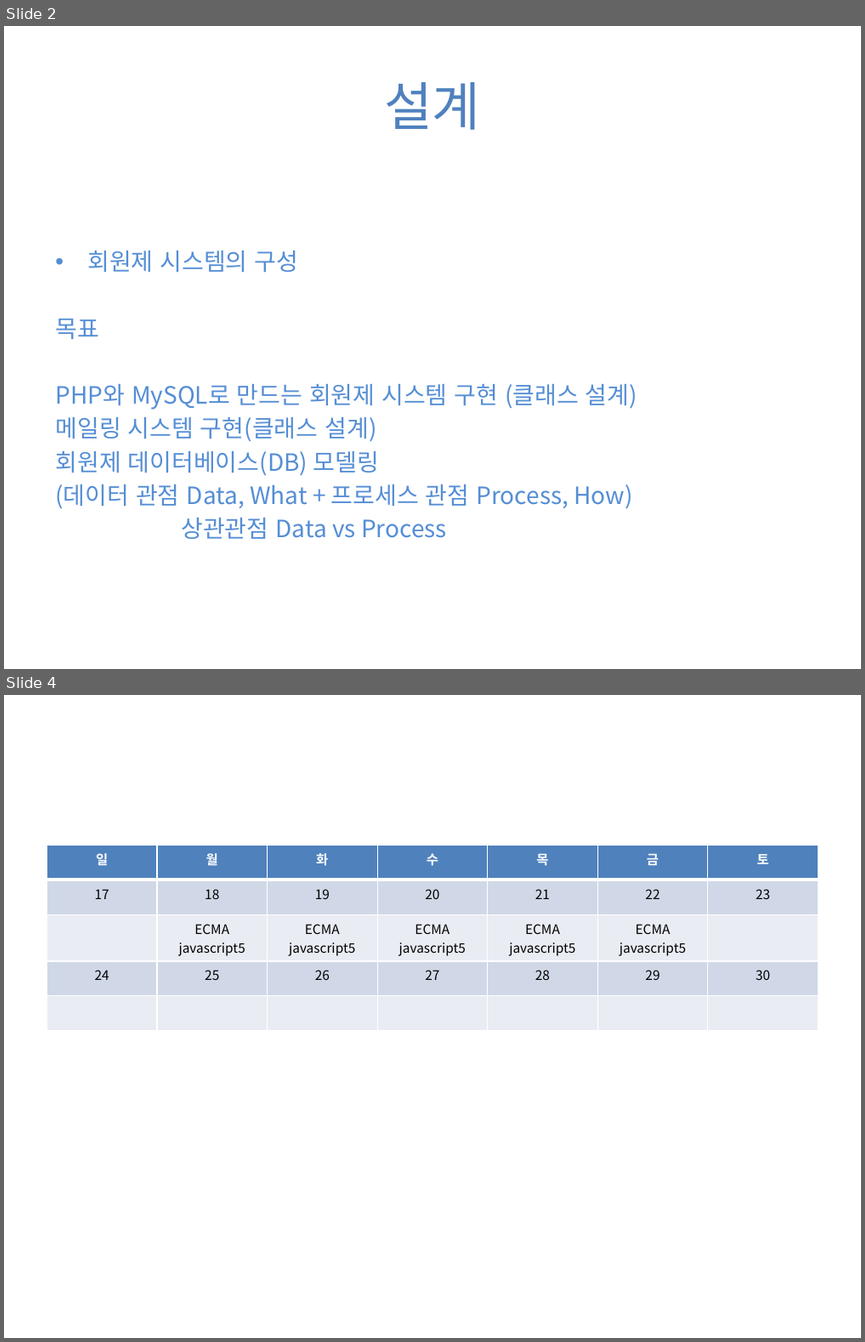
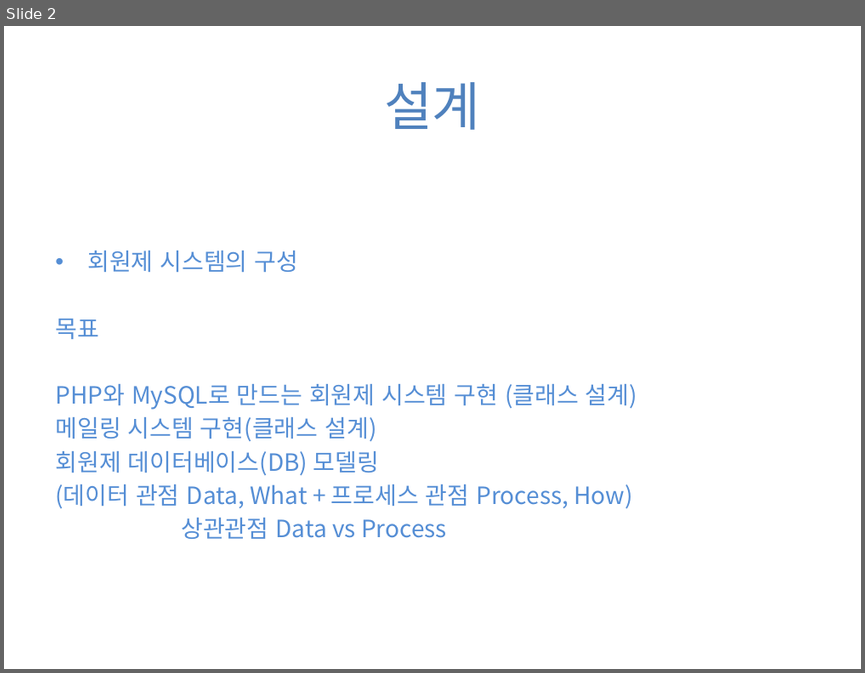
Before and after one commit to madforre/Laravel, a slide deck: Monthly Plan.pptx. Shown one above the other, each under a label of ours: slides 2 and 4 before the commit, slide 2 after it; the slides between them are not shown. The pictures are 865x1342 and 865x673 pixels, drawn with LibreOffice and Linux fonts; fonts in the diff are those of the drawing. Boxes give left, top, right and bottom in pixels: in the first picture for what was removed or moved away, otherwise in the second. Text is boxed around its words. In the diff, an @@ line names an element or a change of style, - is before the commit and + after.

```diff
--- a/Monthly Plan.pptx
+++ b/Monthly Plan.pptx
@@ slide 4 removed at <box>4,695,861,1338</box>, background #FFFFFF @@
@@ table removed at <box>46,845,821,1024</box>, 5 rows, 7 columns @@
-일 | 월 | 화 | 수 | 목 | 금 | 토
-17 | 18 | 19 | 20 | 21 | 22 | 23
- | ECMA javascript5 | ECMA javascript5 | ECMA javascript5 | ECMA javascript5 | ECMA javascript5 | 
-24 | 25 | 26 | 27 | 28 | 29 | 30
- |  |  |  |  |  | 
```
Also in this commit, not shown: 1 slide changed, 1 slide added, 2 other files.
